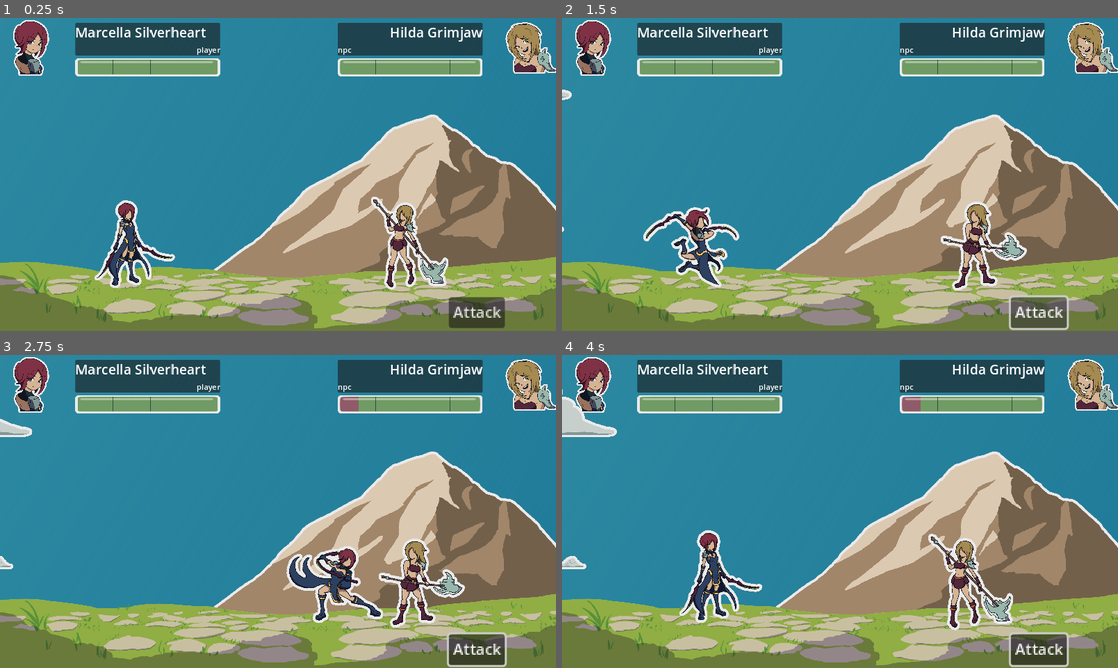
Above: before the commit, frames 1-4 (two rows, left to right).
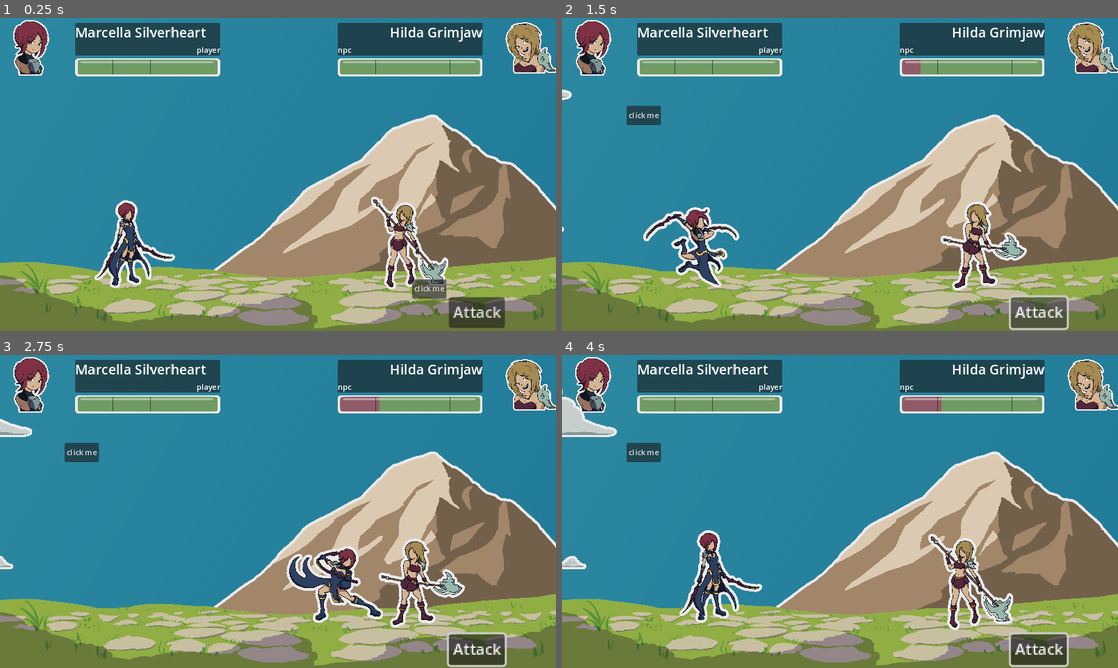
Above: after the commit, the same moments.

Repository: MajorZiploc/sticker_book_moments
Game: Godot game, scene res://lvls/battle_scene.tscn
The game is run twice, just before and just after one commit, with the same random seed, the same clock (stepped at 60 frames per second) and the same inputs.
Inputs (mouse positions are in pixels of both pictures, inside the frame that each line leads up to):
- Up to frame 1 (0.25 s): no input
- Up to frame 2 (1.5 s): click (990, 290) at 0.5 s, where only the run after the commit has a clickable "click me"; click "Attack" at 1.25 s
- Up to frame 3 (2.75 s): tap Enter (ui_accept) at 2, 2.27 s; move the mouse to (400, 495) at 2.02 s; hold D (right) from 2.03 s (still down); hold F from 2.03 s (still down); click (400, 495) at 2.17 s
- Up to frame 4 (4 s): move the mouse to (728, 527) at 2.77 s; release D (right) at 2.78 s; release F at 2.78 s; hold S (down) 2.78-3.53 s; tap Space at 2.85 s; tap Enter (ui_accept) at 3.02 s; move the mouse to (895, 442) at 3.52 s; hold D (right) from 3.53 s (still down); hold F from 3.53 s (still down)

The runs differ from the first frame. In frame 1, 0.4% of the frame differs, in the area x 74-81%, y 83-90%; in frame 2, 0.5%; in frame 3, 0.6%, in the area x 11-69%, y 13-35%; in frame 4, 0.6%.

Commit message:
+basic qte btn w/ rand placement

Diff:
--- a/lvls/battle_scene.gd
+++ b/lvls/battle_scene.gd
@@ -50,6 +50,8 @@
 );
 @onready var path_parry_marker: Path2D = $path_parry_marker;
 @onready var path_parry_marker_path_follow: PathFollow2D = $path_parry_marker/path_follow;
+@onready var qte_container = $ui_root/ui/qte;
+@onready var qte_click_me_btn = $ui_root/ui/qte/click_me_btn;
 
 @export var is_player_turn = true;
 
@@ -60,9 +62,15 @@
 var player_init_position = Vector2(2, 0);
 var npc_init_position = Vector2(1020, 0);
 var attack_position_offset = Vector2(175, 0);
+var rng = RandomNumberGenerator.new();
+var qte_min_x = 100;
+var qte_max_x = 850;
+var qte_min_y = 160;
+var qte_max_y = 540;
 
 # Called when the node enters the scene tree for the first time.
 func _ready():
+  qte_click_me_btn.visible = false;
   _init_bg();
   player.unit_data = CombatUnitData.entries[CombatUnitData.Type.DUAL_HYBRID];
   npc.unit_data = CombatUnitData.entries[CombatUnitData.Type.TWO_HANDED_AXER];
@@ -90,6 +98,7 @@
   npc.name.text = npc.unit_data.name;
   _update_unit_health_bar(player);
   _update_unit_health_bar(npc);
+  qte_click_me_btn.visible = true;
 
 func update_bust_texture(combat_unit: CombatUnit):
   var texture = load(combat_unit.unit_data.bust_path);
@@ -164,3 +173,10 @@
   _init_bg_cloud_movements(background.lg_clouds, -1200, 3300, 60, 0.6);
   _init_bg_cloud_movements(background.md_clouds, 2800, -1000, 65, 0.5);
   _init_bg_cloud_movements(background.sm_clouds, -800, 2500, 90, 0.1);
+
+func _on_qte_click_me_btn_pressed():
+  qte_container.position = Vector2(
+    rng.randf_range(qte_min_x, qte_max_x),
+    rng.randf_range(qte_min_y, qte_max_y)
+  );
+  deal_damage_to(npc);
--- a/lvls/battle_scene.tscn
+++ b/lvls/battle_scene.tscn
@@ -276,6 +276,17 @@
 layout_mode = 2
 text = "Attack"
 
+[node name="qte" type="BoxContainer" parent="ui_root/ui"]
+layout_mode = 0
+offset_left = 854.0
+offset_top = 541.0
+offset_right = 925.0
+offset_bottom = 581.0
+
+[node name="click_me_btn" type="Button" parent="ui_root/ui/qte"]
+layout_mode = 2
+text = "click me"
+
 [node name="Camera2D" type="Camera2D" parent="."]
 position = Vector2(465, -282)
 zoom = Vector2(0.5, 0.5)
@@ -290,3 +301,4 @@
 tween_resource = SubResource("Resource_efo2m")
 
 [connection signal="pressed" from="ui_root/ui/choice/attack" to="." method="_on_attack_pressed"]
+[connection signal="pressed" from="ui_root/ui/qte/click_me_btn" to="." method="_on_qte_click_me_btn_pressed"]
